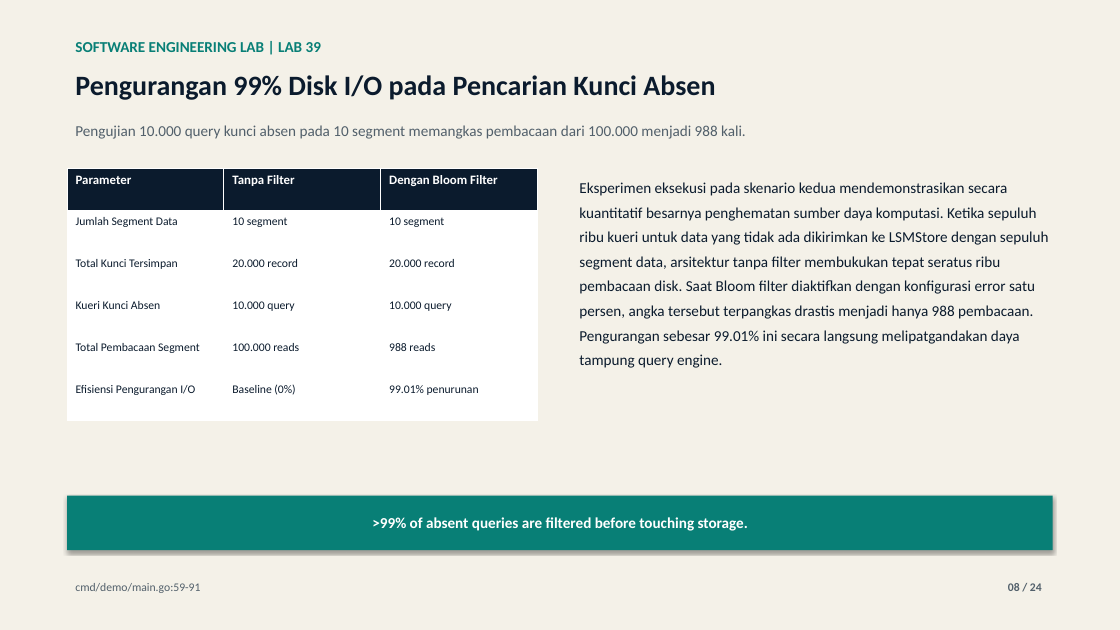
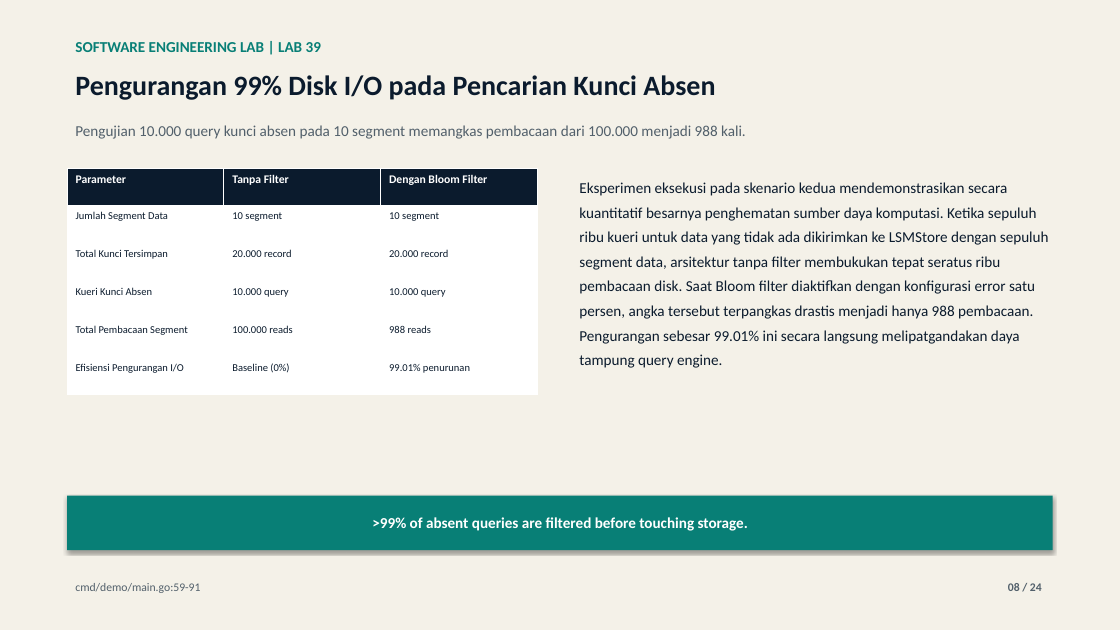
Before and after one commit to lukman-ss/software-engineering-lab, a slide deck: slide 8 of labs/39-bloom-filters/result/linkedin/lab-39-bloom-filters-carousel.pptx. Drawn at 1120x630 pixels with LibreOffice and Linux fonts; fonts in the diff are those of the drawing. Boxes give left, top, right and bottom in pixels: in the first picture for what was removed or moved away, otherwise in the second. Text is boxed around its words. In the diff, an @@ line names an element or a change of style, - is before the commit and + after.

```diff
--- a/labs/39-bloom-filters/result/linkedin/lab-39-bloom-filters-carousel.pptx
+++ b/labs/39-bloom-filters/result/linkedin/lab-39-bloom-filters-carousel.pptx
@@ table at [67,168,539,395] @@
@@ size 11 to 10 pt in "Parameter", "Tanpa Filter", "Dengan Bloom Filter" @@
@@ size 10 to 9 pt in "Jumlah Segment Data", "10 segment", "10 segment", "Total Kunci Tersimpan" and 11 more places @@
```
Also in this commit, not shown: 6 other slides changed, 31 other files.
